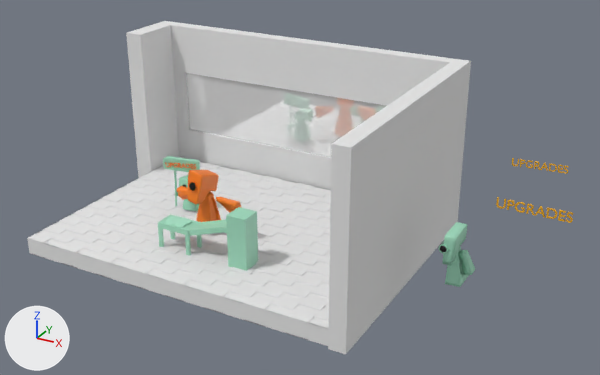
Renders of the glTF model BlendScene.glb from each side of a commit.
Before and after are seen from a 50 mm camera at (24.8, -34.1, 17.8) aimed at (6.0, 0.0, 0.7). The axes (+X, +Y, +Z) are drawn at lower left. The lights are the same throughout. Where no turn or scale is listed for an object, it has been applied to the vertices. Vertices at the same position are counted once.

Script lines for the objects in view, before the commit:
```python
ob_1left1 = bpy.data.objects.new('1Left1', me_1_017)
ob_1left1.location = (1.14, -1.22, -0.34)
ob_1left2 = bpy.data.objects.new('1Left2', me_1_016)
ob_1left2.location = (1.14, -1.22, -0.34)
ob_1left3 = bpy.data.objects.new('1Left3', me_1_015)
ob_1left3.location = (1.14, -1.22, -0.34)
ob_backup = bpy.data.objects.new('Backup', me_cube_007)
ob_backup.location = (14.38, -0.76, -0.03)
ob_computer = bpy.data.objects.new('Computer', me_2)
ob_computer.location = (0.0, 0.0, 0.0)
ob_ground = bpy.data.objects.new('Ground', me_cube_011)
ob_ground.location = (0.0, 0.0, 0.0)
ob_profiler3 = bpy.data.objects.new('Profiler3', me_1)
ob_profiler3.location = (0.0, 0.0, 0.0)
ob_text_001 = bpy.data.objects.new('Text.001', me_text_001)
ob_text_001.location = (16.18, -0.47, 2.09)
ob_text_003 = bpy.data.objects.new('Text.003', me_text_003)
ob_text_003.location = (15.36, 4.98, 1.98)
```
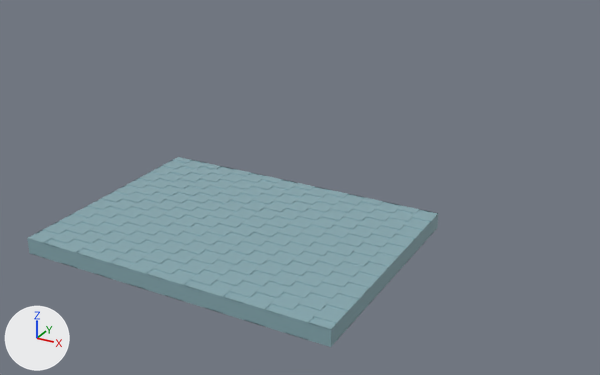
The change in detail:
In material 'Material' (mat_material), metallic goes from 0.52 to 0.0.
Material 'Material' (mat_material) changes colour from white #ffffff to cyan #87aab2; in linear values from (1.0, 1.0, 1.0) to (0.244, 0.401, 0.443).
me_cube_011 is used by ob_ground; location (0.0, 0.0, 0.0).
me_cube_011 had 3480 vertices, 8568 faces and spanned x -7.9..12.0, y -6.9..7.6, z -3.3..6.3.
me_cube_011 now has 3260 vertices, 8132 faces and spans x -6.8..11.2, y -6.7..6.7, z -3.3..-2.4.
me_cube_011 part 1: the loose piece of 212 vertices spanning x -7.9..12.0, y -6.9..7.6, z -3.2..6.3 is deleted.
me_cube_011 part 2: the loose piece of 8 vertices spanning x -6.4..10.5, y 6.9..7.5, z -0.4..3.4 is deleted.
me_cube_011 part 3: 8132 faces spanning x -6.8..11.2, y -6.7..6.7, z -3.3..-2.4 switch from mat_mat1 (white #e7e7e7) to mat_material (cyan #88aab2).
Object 'Computer' (ob_computer) is deleted.
Object 'Backup' (ob_backup) is deleted.
Object 'Text.001' (ob_text_001) is deleted.
Object 'Text.003' (ob_text_003) is deleted.
Object 'Profiler3' (ob_profiler3) is deleted.
Object '1Left1' (ob_1left1) is deleted.
Object '1Left2' (ob_1left2) is deleted.
Object '1Left3' (ob_1left3) is deleted.
Object '1Left4' (ob_1left4) is deleted.
Object '1Right1' (ob_1right1) is deleted.
Object '1Right2' (ob_1right2) is deleted.
Object '1Right3' (ob_1right3) is deleted.
Object '1Right4' (ob_1right4) is deleted.

Where the change shows, as pixel boxes (x1, y1, x2, y2) in the pictures (600 x 375 px):
'Ground', recoloured, surface changed, reshaped (white to cyan, 7% narrower, 43% shorter): before (27, 21, 471, 354); after (27, 157, 438, 347)
'Profiler3', deleted: before (158, 170, 258, 271)
'Backup', deleted (green): before (438, 222, 476, 287)
'Computer', deleted (green): before (163, 156, 200, 211)
'Text.001', deleted: before (496, 197, 573, 223)
'Text.003', deleted: before (512, 158, 569, 174)
'1Left1', deleted: before (216, 197, 240, 207)
'1Right1', deleted: before (177, 186, 188, 193)
'1Right2', deleted: before (178, 193, 188, 197)
'1Left2', deleted: before (219, 197, 241, 210)
'1Left3', deleted: before (220, 203, 242, 211)
'1Left4', deleted: before (222, 205, 232, 213)
part 1 of me_cube_011, deleted: before (126, 21, 471, 354)
part 2 of me_cube_011, deleted: before (186, 73, 386, 157)
part 3 of me_cube_011, recoloured (white to cyan): (27, 157, 331, 346) in both
